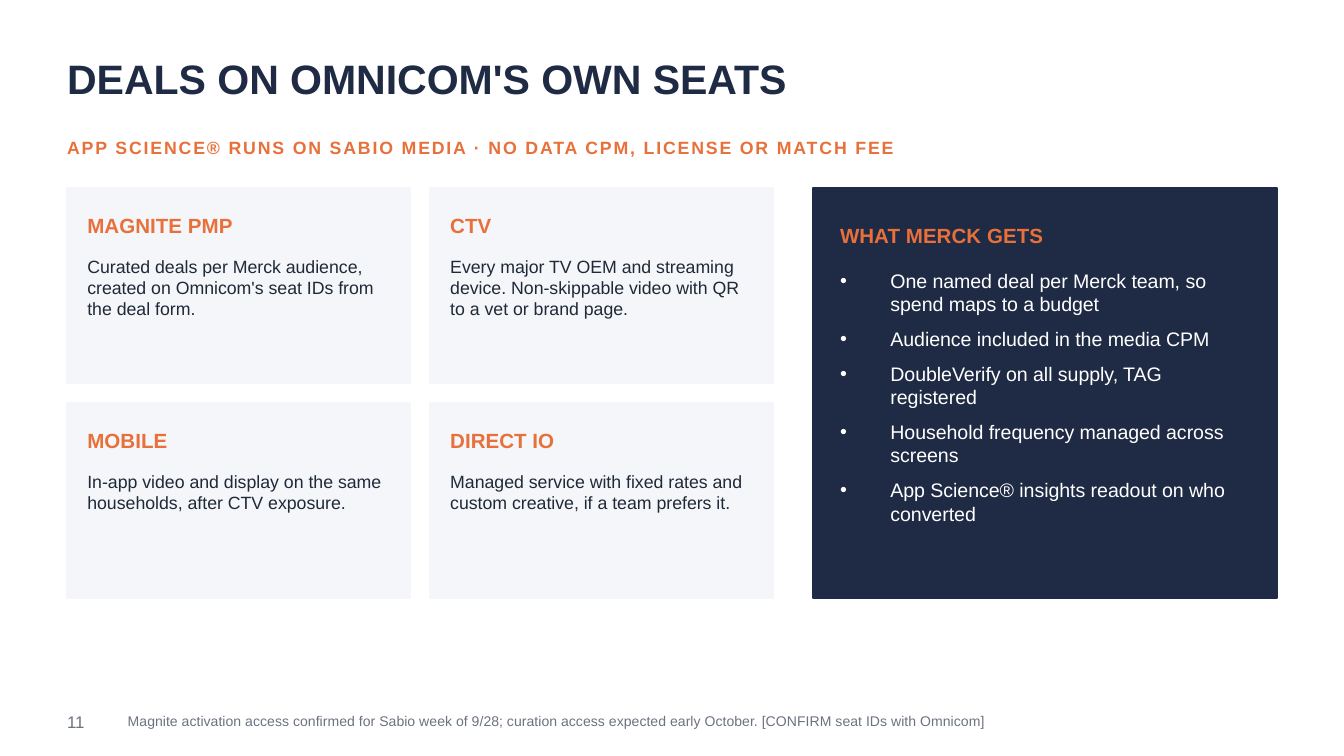
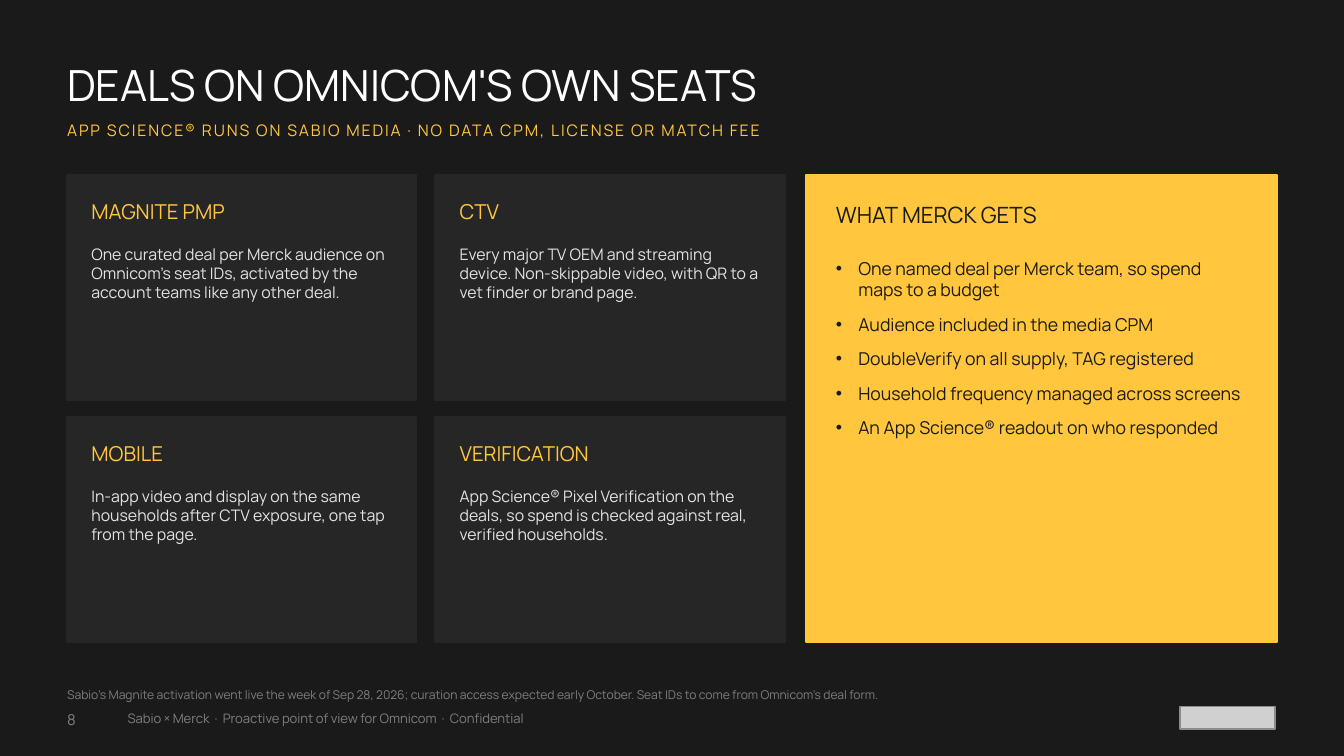
Before and after one commit to benjaminbring-cloud/Sabio-Deck-Builders-, a slide deck: slide 8 of weeks/2026-09-28/decks/Sabio_Merck_Omnicom_Deals_9.30.26.pptx (slide 11 before the commit). Drawn at 1344x756 pixels with LibreOffice and Linux fonts; fonts in the diff are those of the drawing; grey boxes stand for pictures. Boxes give left, top, right and bottom in pixels: in the first picture for what was removed or moved away, otherwise in the second. Text is boxed around its words. In the diff, an @@ line names an element or a change of style, - is before the commit and + after.

```diff
--- a/weeks/2026-09-28/decks/Sabio_Merck_Omnicom_Deals_9.30.26.pptx
+++ b/weeks/2026-09-28/decks/Sabio_Merck_Omnicom_Deals_9.30.26.pptx
@@ background #FFFFFF to #1A1A1A @@
@@ text "DEALS ON OMNICOM'S OWN SEATS" at [67, 69, 757, 102]: size 22 to 23 pt, font Arial to Manrope, text colour #1F2A44 to #FFFFFF, bold off; vertical alignment top to middle @@
@@ text "APP SCIENCE® RUNS ON SABIO ...": place and size @@
-text "APP SCIENCE® RUNS ON SABIO ..." at [67, 128, 1277, 168]
+text "APP SCIENCE® RUNS ON SABIO ..." at [449, 124, 493, 136]
@@ text "APP SCIENCE® RUNS ON SABIO ..." at [449, 124, 493, 136]: size 9.5 to 8.5 pt, font Arial to Manrope, text colour #E8703A to #FFC63E, bold off; vertical alignment middle to top @@
@@ rectangle: place and size @@
-rectangle at [67, 188, 410, 383]
+rectangle at [67, 175, 417, 401]
@@ rectangle: place and size @@
-rectangle at [430, 188, 773, 383]
+rectangle at [435, 175, 785, 401]
@@ rectangle: place and size @@
-rectangle at [813, 188, 1277, 598]
+rectangle at [806, 175, 1277, 642]
@@ rectangle at [806, 175, 1277, 642]: fill #1F2A44 to #FFC63E; outline #1F2A44 1 pt to #FFC63E 1 pt @@
@@ text "MAGNITE PMP": place and size @@
-text "MAGNITE PMP" at [87, 218, 233, 233]
+text "MAGNITE PMP" at [91, 204, 225, 220]
@@ text "CTV": place and size @@
-text "CTV" at [450, 218, 491, 233]
+text "CTV" at [460, 204, 499, 220]
@@ text "WHAT MERCK GETS": place and size @@
-text "WHAT MERCK GETS" at [840, 228, 1043, 243]
+text "WHAT MERCK GETS" at [836, 206, 1037, 224]
@@ text "WHAT MERCK GETS" at [836, 206, 1037, 224]: size 11 to 12 pt, font Arial to Manrope, text colour #E8703A to #1A1A1A, bold off; vertical alignment middle to top @@
@@ text at [91, 248, 385, 302]: text changed; size 9.5 to 8.5 pt; font Arial to Manrope; text colour #1F2937 to #E3E3E3 @@
-Curated deals per Merck audience, created on Omnicom's seat IDs from the deal form.
+One curated deal per Merck audience on Omnicom's seat IDs, activated by the account teams like any other deal.
@@ text at [460, 248, 758, 302]: text changed; size 9.5 to 8.5 pt; font Arial to Manrope; text colour #1F2937 to #E3E3E3 @@
-Every major TV OEM and streaming device. Non-skippable video with QR to a vet or brand page.
+Every major TV OEM and streaming device. Non-skippable video, with QR to a vet finder or brand page.
@@ text "One named deal per Merck ...": place and size @@
-text "One named deal per Merck ..." at [890, 273, 1225, 522]
+text "One named deal per Merck ..." at [858, 262, 1240, 439]
@@ text at [858, 262, 1240, 405]: size 10.5 to 9.5 pt, font Arial to Manrope, text colour #FFFFFF to #1A1A1A in "One named deal per Merck team, so ...", "Audience included in the media CPM", "DoubleVerify on all supply, TAG registered", "Household frequency managed across screens"; indent changed; more space between paragraphs @@
@@ rectangle: place and size @@
-rectangle at [67, 403, 410, 598]
+rectangle at [67, 417, 417, 642]
@@ fill #F4F6F9 to #262626; outline #F4F6F9 1 pt to #262626 1 pt in 4 elements at [67, 175, 417, 401], [435, 175, 785, 401], [67, 417, 417, 642], [435, 417, 785, 642] @@
@@ rectangle: place and size @@
-rectangle at [430, 403, 773, 598]
+rectangle at [435, 417, 785, 642]
@@ font Arial to Manrope, text colour #E8703A to #FFC63E, bold off; vertical alignment middle to top in 3 elements at [91, 204, 225, 220], [460, 204, 499, 220], [91, 446, 163, 462] @@
@@ text "MOBILE": place and size @@
-text "MOBILE" at [87, 433, 167, 448]
+text "MOBILE" at [91, 446, 163, 462]
@@ text removed at [450, 433, 554, 448] @@
-DIRECT IO
@@ text added at [460, 446, 589, 462], 11 pt, text #FFC63E @@
+VERIFICATION
@@ text at [858, 420, 1219, 439]: text changed; size 10.5 to 9.5 pt; font Arial to Manrope; text colour #FFFFFF to #1A1A1A @@
-• App Science® insights readout on who converted
+• An App Science® readout on who responded
@@ text removed at [450, 475, 743, 513] @@
-Managed service with fixed rates and custom creative, if a team prefers it.
@@ text at [91, 490, 385, 544]: text changed; size 9.5 to 8.5 pt; font Arial to Manrope; text colour #1F2937 to #E3E3E3 @@
-In-app video and display on the same households, after CTV exposure.
+In-app video and display on the same households after CTV exposure, one tap from the page.
@@ text added at [460, 490, 746, 540], 8.5 pt, text #E3E3E3 @@
+App Science® Pixel Verification on the deals, so spend is checked against real, verified households.
@@ text "Sabio's Magnite activation went live ..." at [67, 690, 878, 702]: vertical alignment middle to bottom @@
@@ text at [67, 690, 878, 702]: text changed; size 7.5 to 6.5 pt; font Arial to Manrope; text colour #6B7280 to #7E7E7E @@
-Magnite activation access confirmed for Sabio week of 9/28; curation access expected early October. [CONFIRM seat IDs with Omnicom]
+Sabio's Magnite activation went live the week of Sep 28, 2026; curation access expected early October. Seat IDs to come from Omnicom's deal form.
@@ text removed at [67, 716, 84, 728] @@
-11
@@ text added at [67, 714, 76, 725], 8 pt, text #7E7E7E @@
+8
@@ text added at [128, 713, 524, 726], 7 pt, text #7E7E7E @@
+Sabio × Merck · Proactive point of view for Omnicom · Confidential
@@ picture added at [1180, 706, 1275, 728] @@
```
Also in this commit, not shown: 6 other slides changed, 8 slides added, 13 slides removed, 9 other files.
